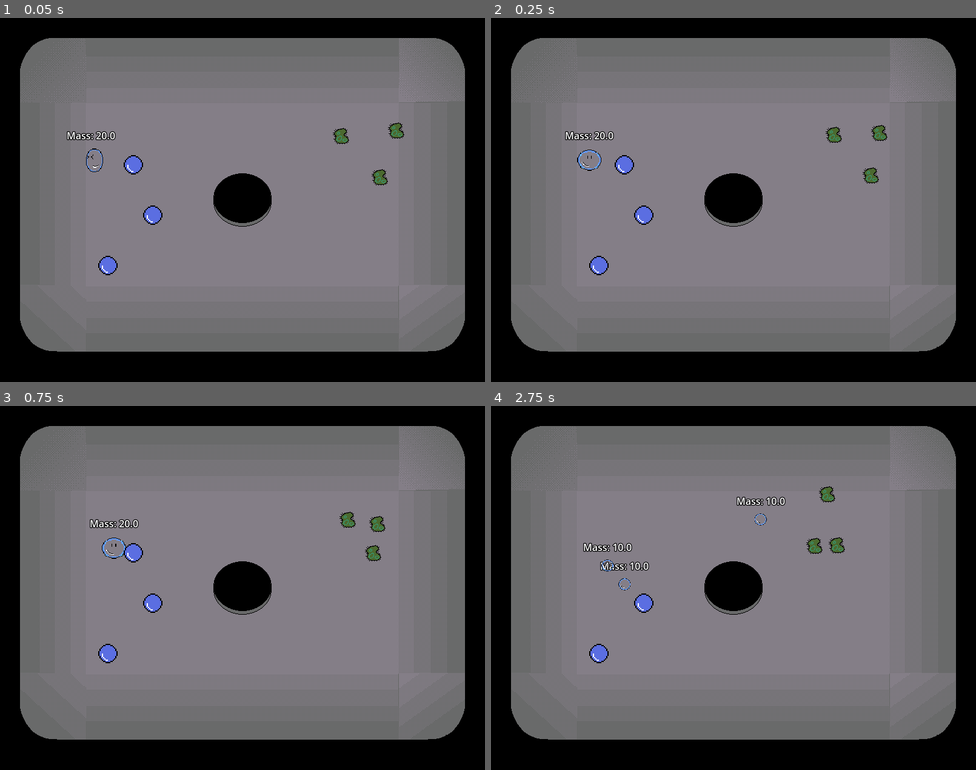
Above: before the commit, frames 1-4 (two rows, left to right).
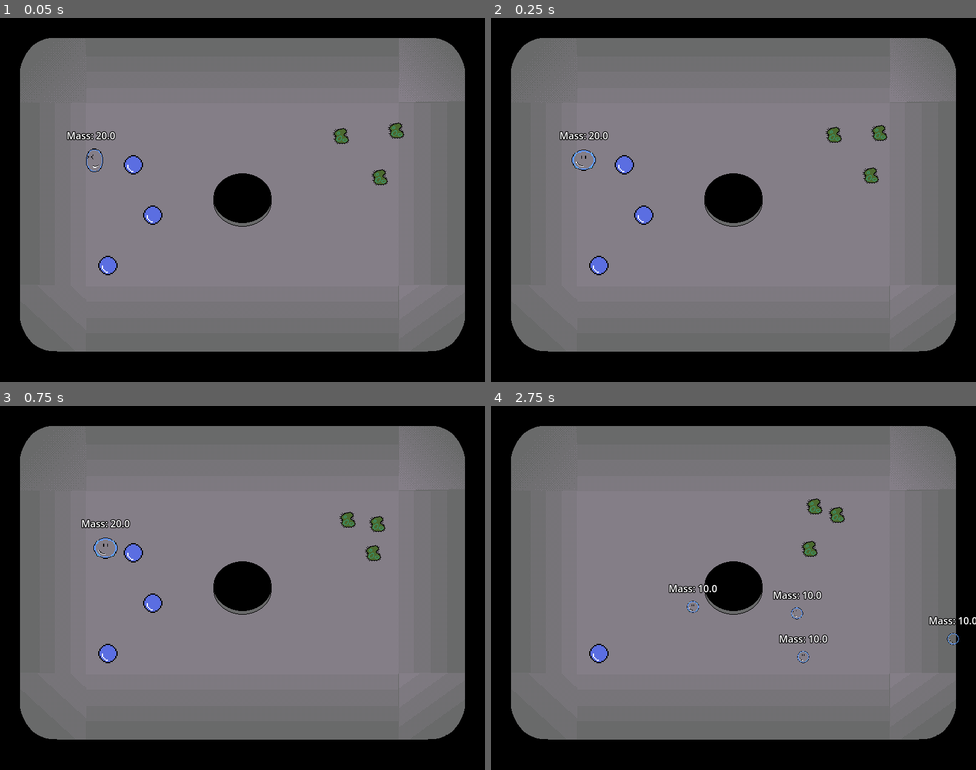
Above: after the commit, the same moments.

Repository: that-damn-cat/BubbleTrouble
Game: Godot game, scene res://game.tscn
The game is run twice, just before and just after one commit, with the same random seed, the same clock (stepped at 60 frames per second) and the same inputs.
Inputs:
- Up to frame 1 (0.05 s): no input
- Up to frame 2 (0.25 s): no input
- Up to frame 3 (0.75 s): hold Right (right) from 0.53 s (still down); tap Space (shoot) at 0.6 s
- Up to frame 4 (2.75 s): release Right (right) at 1.28 s; hold Down (down) 1.28-2.03 s; tap Space (shoot) at 1.35, 2.1 s; hold Right (right) from 2.03 s (still down)

Frame 1 is identical in both runs. In frame 2, 0.3% of the frame differs, in the area x 14-26%, y 31-42%; in frame 3, 0.4%; in frame 4, 2.0%, in the area x 19-100%, y 22-71%.

Commit message:
Player Implements HealthComponent/Hitbox/Hurtbox

Diff:
--- a/Entities/Droplet/droplet.gd
+++ b/Entities/Droplet/droplet.gd
@@ -9,5 +9,5 @@
 
 func _on_body_entered(body: Node2D) -> void:
 	if body is Player:
-		body.set_mass(body.mass + size_bonus)
+		body.health_component.heal(size_bonus)
 		queue_free()
--- a/Entities/Germ/idle.gd
+++ b/Entities/Germ/idle.gd
@@ -12,6 +12,9 @@
 	germ.direction = germ.direction.normalized()
 
 func _on_seek_body_entered(body: Node2D) -> void:
+	if state_machine.current_state != self:
+		return
+
 	if body is Player:
 		state_machine.target_node = body
 		transition_to("seek")
--- a/Entities/Germ/seek.gd
+++ b/Entities/Germ/seek.gd
@@ -16,5 +16,8 @@
 	germ.direction = germ.global_position.direction_to(target.global_position)
 
 func _on_seek_body_exited(body: Node2D) -> void:
+	if state_machine.current_state != self:
+		return
+
 	if body == target:
 		transition_to("idle")
--- a/Entities/Player/player.gd
+++ b/Entities/Player/player.gd
@@ -1,10 +1,9 @@
 class_name Player
 extends CharacterBody2D
 
-signal died
-
 @export_category("Components")
 @export var grow_component: GrowComponent
+@export var health_component: HealthComponent
 
 @export_category("Visuals")
 @export var animation: AnimationPlayer
@@ -22,30 +21,27 @@
 @export var max_speed: float = 550.0
 @export_range(0.0, 1.0, 0.01) var friction = .09
 
-@export_category("Collider Settings")
-@export var collider: CollisionShape2D
-@export var merge_collder: CollisionShape2D
-
 var direction := Vector2.ZERO
 
 func _ready() -> void:
-	collider.shape = CircleShape2D.new()
-	merge_collder.shape = CircleShape2D.new()
-	set_mass(mass)
+	for collider in grow_component.collision_offsets.keys():
+		collider.shape = CircleShape2D.new()
 
-func set_mass(amount: float) -> void:
-	mass = clamp(amount, 0, max_mass)
+	health_component.max_health = max_mass
+	health_component.current_health = mass
+	update_mass()
+
+func update_mass() -> void:
+	mass = health_component.current_health
 	grow_component.size = mass
 	grow_component.update_size()
 
 	%MassLabel.position.y = -(mass + 32.0)
 	%MassLabel.text = "Mass: %0.1f" % mass
 
-	if mass < min_mass:
-		died.emit()
-
 func merge(consumed: Player) -> void:
-	set_mass(mass + consumed.mass)
+	health_component.heal(consumed.mass)
+	update_mass()
 	consumed.queue_free()
 
 func _physics_process(_delta):
@@ -73,3 +69,9 @@
 		return
 
 	merge(body)
+
+func _on_healed(_amount: float) -> void:
+	update_mass()
+
+func _on_damaged(_amount: float) -> void:
+	update_mass()
--- a/Entities/Player/player.tscn
+++ b/Entities/Player/player.tscn
@@ -1,11 +1,14 @@
-[gd_scene load_steps=18 format=3 uid="uid://bo5tu8ywsry1c"]
+[gd_scene load_steps=21 format=3 uid="uid://bo5tu8ywsry1c"]
 
 [ext_resource type="Script" uid="uid://28w3tm2vv6c7" path="res://Entities/Player/player.gd" id="1_y2db8"]
 [ext_resource type="Texture2D" uid="uid://dot4dglb0ok4a" path="res://Entities/Player/Assets/BubbleTroublePlayer-Sheet.png" id="3_lu8i8"]
 [ext_resource type="Script" uid="uid://clk0dpb5pe8ty" path="res://Components/GrowComponent/GrowComponent.gd" id="3_tekja"]
 [ext_resource type="Script" uid="uid://bgpd4vkv8bjbk" path="res://Entities/Player/state_machine.gd" id="4_5c2io"]
+[ext_resource type="Script" uid="uid://c648tla2l1a3r" path="res://Components/HealthComponent/HealthComponent.gd" id="4_ap3xn"]
 [ext_resource type="Script" uid="uid://dns8j3tufk62e" path="res://Entities/Player/spawning.gd" id="5_01a4e"]
+[ext_resource type="Script" uid="uid://b0t6j7npbw78g" path="res://Components/Hitbox2D/Hitbox2D.gd" id="5_iplt1"]
 [ext_resource type="Script" uid="uid://dq1wg41ifg4p3" path="res://Entities/Player/active.gd" id="6_7a1se"]
+[ext_resource type="Script" uid="uid://deho6lgc8wgao" path="res://Components/Hurtbox2D/Hurtbox2D.gd" id="6_owvpp"]
 [ext_resource type="Script" uid="uid://7jdsurafbrdf" path="res://Entities/Player/splitting.gd" id="7_lub02"]
 [ext_resource type="Script" uid="uid://doymo03ie2gh5" path="res://Entities/Player/dying.gd" id="8_7a1se"]
 
@@ -167,19 +170,17 @@
 &"split": SubResource("Animation_lub02")
 }
 
-[node name="Player" type="CharacterBody2D" node_paths=PackedStringArray("grow_component", "animation", "collider", "merge_collder")]
-collision_layer = 2
-collision_mask = 63
+[node name="Player" type="CharacterBody2D" node_paths=PackedStringArray("grow_component", "health_component", "animation")]
+collision_layer = 2
+collision_mask = 57
 script = ExtResource("1_y2db8")
 grow_component = NodePath("GrowComponent")
+health_component = NodePath("HealthComponent")
 animation = NodePath("Bubs/AnimationPlayer")
 friction = 0.06
-collider = NodePath("PhysicsCollider")
-merge_collder = NodePath("MergeArea/MergeCollider")
 
 [node name="Bubs" type="Sprite2D" parent="."]
 unique_name_in_owner = true
-scale = Vector2(2, 2)
 texture = ExtResource("3_lu8i8")
 hframes = 16
 
@@ -190,25 +191,50 @@
 }
 autoplay = "idle"
 
-[node name="PhysicsCollider" type="CollisionShape2D" parent="."]
-debug_color = Color(0.99959034, 0, 0.12267729, 0.41960785)
-
-[node name="MergeArea" type="Area2D" parent="."]
-collision_layer = 2
-collision_mask = 2
-
-[node name="MergeCollider" type="CollisionShape2D" parent="MergeArea"]
-disabled = true
-debug_color = Color(0, 0.63703483, 0.40133417, 0.41960785)
-
 [node name="GrowComponent" type="Node" parent="." node_paths=PackedStringArray("sprites", "collision_offsets")]
 script = ExtResource("3_tekja")
 sprites = [NodePath("../Bubs")]
 collision_offsets = {
-NodePath("../PhysicsCollider"): -2.0,
-NodePath("../MergeArea/MergeCollider"): 2.0
+NodePath("../PhysicsCollider"): -5.0,
+NodePath("../MergeArea/MergeCollider"): 2.0,
+NodePath("../Hitbox2D/HitboxCollider"): 0.0,
+NodePath("../Hurtbox2D/HurtboxCollider"): 0.0
 }
 metadata/_custom_type_script = "uid://clk0dpb5pe8ty"
+
+[node name="HealthComponent" type="Node" parent="."]
+script = ExtResource("4_ap3xn")
+max_health = 50.0
+metadata/_custom_type_script = "uid://c648tla2l1a3r"
+
+[node name="PhysicsCollider" type="CollisionShape2D" parent="."]
+debug_color = Color(0.99959034, 0, 0.12267729, 0.41960785)
+
+[node name="MergeArea" type="Area2D" parent="."]
+collision_layer = 2
+collision_mask = 2
+
+[node name="MergeCollider" type="CollisionShape2D" parent="MergeArea"]
+disabled = true
+debug_color = Color(0, 0.63703483, 0.40133417, 0.41960785)
+
+[node name="Hitbox2D" type="Area2D" parent="."]
+collision_layer = 2
+collision_mask = 4
+script = ExtResource("5_iplt1")
+damage = 1.0
+metadata/_custom_type_script = "uid://b0t6j7npbw78g"
+
+[node name="HitboxCollider" type="CollisionShape2D" parent="Hitbox2D"]
+
+[node name="Hurtbox2D" type="Area2D" parent="." node_paths=PackedStringArray("health")]
+collision_layer = 2
+collision_mask = 4
+script = ExtResource("6_owvpp")
+health = NodePath("../HealthComponent")
+metadata/_custom_type_script = "uid://deho6lgc8wgao"
+
+[node name="HurtboxCollider" type="CollisionShape2D" parent="Hurtbox2D"]
 
 [node name="StateMachine" type="Node" parent="." node_paths=PackedStringArray("controlled_node", "initial_state")]
 script = ExtResource("4_5c2io")
@@ -216,8 +242,9 @@
 initial_state = NodePath("Spawning")
 metadata/_custom_type_script = "uid://bnuyec0xe7i0k"
 
-[node name="Spawning" type="Node" parent="StateMachine"]
+[node name="Spawning" type="Node" parent="StateMachine" node_paths=PackedStringArray("merge_collider")]
 script = ExtResource("5_01a4e")
+merge_collider = NodePath("../../MergeArea/MergeCollider")
 state_name = "spawning"
 metadata/_custom_type_script = "uid://xmr3p4wrraye"
 
@@ -226,9 +253,10 @@
 state_name = "active"
 metadata/_custom_type_script = "uid://xmr3p4wrraye"
 
-[node name="Splitting" type="Node" parent="StateMachine"]
+[node name="Splitting" type="Node" parent="StateMachine" node_paths=PackedStringArray("merge_collider")]
 script = ExtResource("7_lub02")
 player_scene_path = "res://Entities/Player/player.tscn"
+merge_collider = NodePath("../../MergeArea/MergeCollider")
 state_name = "splitting"
 metadata/_custom_type_script = "uid://xmr3p4wrraye"
 
@@ -251,6 +279,8 @@
 text = "Mass: "
 metadata/_edit_use_anchors_ = true
 
-[connection signal="died" from="." to="StateMachine" method="_on_player_died"]
 [connection signal="animation_finished" from="Bubs/AnimationPlayer" to="StateMachine/Splitting" method="_on_animation_player_animation_finished"]
+[connection signal="damaged" from="HealthComponent" to="." method="_on_damaged"]
+[connection signal="died" from="HealthComponent" to="StateMachine" method="_on_player_died"]
+[connection signal="healed" from="HealthComponent" to="." method="_on_healed"]
 [connection signal="body_entered" from="MergeArea" to="." method="_on_merge_area_body_entered"]
--- a/Entities/Player/spawning.gd
+++ b/Entities/Player/spawning.gd
@@ -1,6 +1,8 @@
 extends State
 
 @export var physics_delay_secs: float = 0.25
+@export var merge_collider: CollisionShape2D
+
 var elapsed_time: float = 0.0
 var controlled_node: Player
 
@@ -9,7 +11,7 @@
 	elapsed_time = 0.0
 
 	controlled_node.set_collision_mask_value(2, false)
-	controlled_node.merge_collder.disabled = true
+	merge_collider.disabled = true
 
 	controlled_node.animation.play("shoot_spawn")
 
@@ -19,5 +21,5 @@
 		return
 
 	controlled_node.set_collision_mask_value(2, true)
-	controlled_node.merge_collder.disabled = false
+	merge_collider.disabled = false
 	transition_to("active")
--- a/Entities/Player/splitting.gd
+++ b/Entities/Player/splitting.gd
@@ -1,6 +1,7 @@
 extends State
 
 @export_file_path("*.tscn") var player_scene_path: String
+@export var merge_collider: CollisionShape2D
 
 var controlled_node: Player
 
@@ -9,13 +10,14 @@
 	controlled_node.animation.play("split")
 
 func split() -> void:
-	controlled_node.merge_collder.disabled = true
+	merge_collider.disabled = true
+
 	var player_resource := load(player_scene_path) as PackedScene
 	var new_player = player_resource.instantiate()
 	new_player.global_position = controlled_node.global_position
 
 	new_player.mass = controlled_node.shot_mass
-	controlled_node.set_mass(controlled_node.mass - controlled_node.shot_mass)
+	controlled_node.health_component.damage(controlled_node.shot_mass)
 
 	var min_effective_speed = 0.6 * controlled_node.min_speed
 	if controlled_node.velocity.length() < min_effective_speed:
@@ -26,16 +28,14 @@
 	controlled_node.velocity *= Vector2(-1, -1)
 	controlled_node.velocity *= 0.8
 
-
 	controlled_node.set_collision_mask_value(2, false)
 
 	globals.player_container.add_child(new_player)
 
 func update(_delta: float) -> void:
-	pass
-	#state_machine.controlled_node.direction = Input.get_vector("left", "right", "up", "down")
+	state_machine.controlled_node.direction = Input.get_vector("left", "right", "up", "down")
 
 func _on_animation_player_animation_finished(anim_name: StringName) -> void:
 	if anim_name == "split":
-		controlled_node.merge_collder.disabled = false
+		merge_collider.disabled = false
 		transition_to("active")
